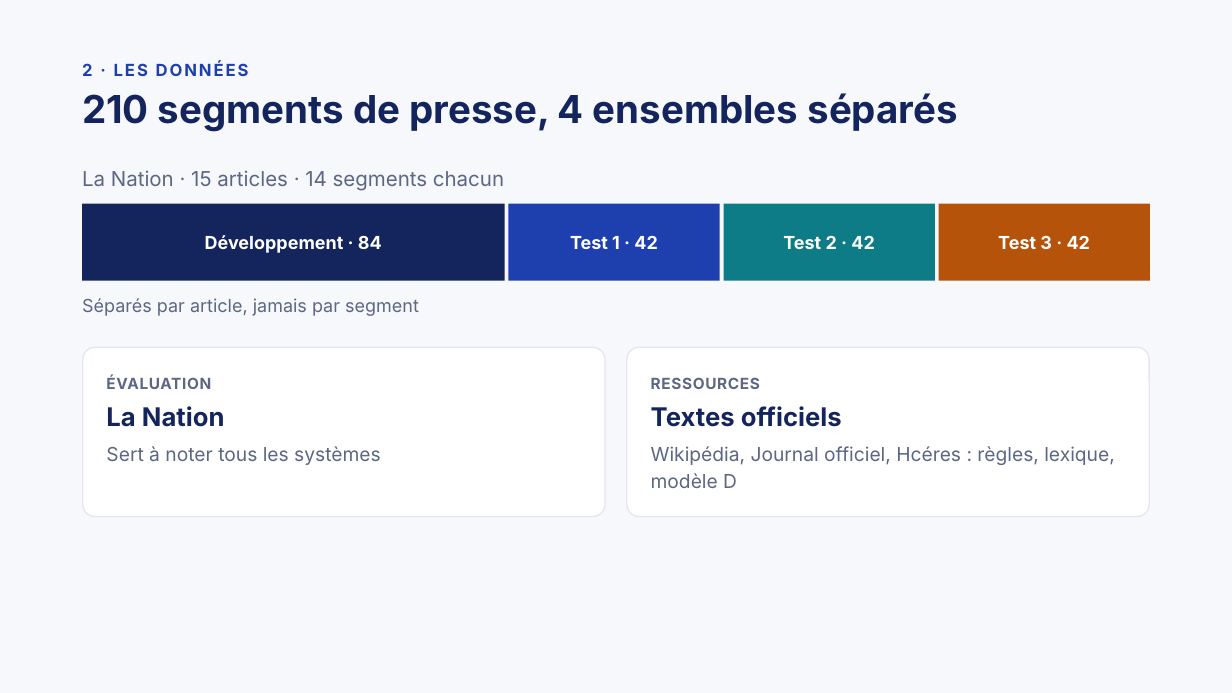
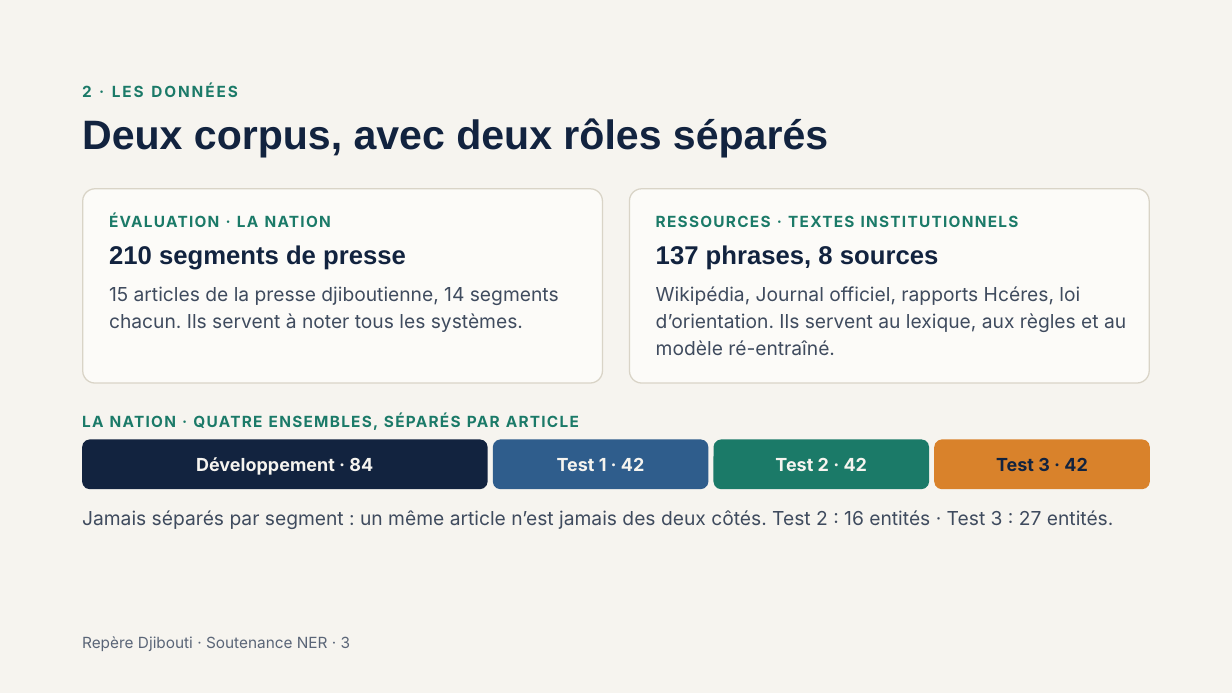
Before and after one commit to Mani26368/taln-ner-djibouti, a slide deck: slide 3 of livrables/Slides_NER_Djibouti.pptx. Drawn at 1232x693 pixels with LibreOffice and Linux fonts; fonts in the diff are those of the drawing. Boxes give left, top, right and bottom in pixels: in the first picture for what was removed or moved away, otherwise in the second. Text is boxed around its words. In the diff, an @@ line names an element or a change of style, - is before the commit and + after.

Commit message:
Livrables : rapport et diapositives mis à jour

```diff
--- a/livrables/Slides_NER_Djibouti.pptx
+++ b/livrables/Slides_NER_Djibouti.pptx
@@ background #F7F8FC to #F6F4EF @@
@@ text "2 · LES DONNÉES": place and size @@
-text "2 · LES DONNÉES" at (82,62,249,76)
+text "2 · LES DONNÉES" at (82,84,238,97)
@@ text "2 · LES DONNÉES" at (82,84,238,97): size 13 to 12 pt, text colour #1E3FAE to #1B7A68; line spacing 18.2pt to 14.4pt @@
@@ title at (82,118,828,157): text changed; size 30 to 32 pt; font Inter to Arial; text colour #13255C to #12233F @@
-210 segments de presse, 4 ensembles séparés
+Deux corpus, avec deux rôles séparés
@@ text removed at (82,171,504,191) @@
-La Nation · 15 articles · 14 segments chacun
@@ rounded rectangle added at (83,189,603,383), fill #FCFBF8, outline #D9D4C7 1 pt @@
@@ rounded rectangle added at (629,189,1149,383), fill #FCFBF8, outline #D9D4C7 1 pt @@
@@ text added at (109,214,331,227), 12 pt, text #1B7A68, bold @@
+ÉVALUATION · LA NATION
@@ text added at (656,215,1019,227), 12 pt, text #1B7A68, bold @@
+RESSOURCES · TEXTES INSTITUTIONNELS
@@ text added at (109,245,406,270), 20 pt, text #12233F, bold @@
+210 segments de presse
@@ text added at (656,245,939,270), 20 pt, text #12233F, bold @@
+137 phrases, 8 sources
@@ text removed at (82,298,419,316) @@
-Séparés par article, jamais par segment
@@ text added at (109,286,559,332), 15 pt, text #3F4B5E @@
+15 articles de la presse djiboutienne, 14 segments chacun. Ils servent à noter tous les systèmes.
@@ text added at (656,286,1126,355), 15 pt, text #3F4B5E @@
+Wikipédia, Journal officiel, rapports Hcéres, loi d’orientation. Ils servent au lexique, aux règles et au modèle ré-entraîné.
@@ rounded rectangle removed at (83,348,605,517) @@
@@ rounded rectangle removed at (627,348,1149,517) @@
@@ text removed at (106,376,211,389) @@
-ÉVALUATION
@@ text removed at (651,377,760,389) @@
-RESSOURCES
@@ text at (82,413,579,430): text changed; size 20 to 12 pt; text colour #13255C to #1B7A68 @@
-La Nation
+LA NATION · QUATRE ENSEMBLES, SÉPARÉS PAR ARTICLE
@@ text removed at (651,406,842,427) @@
-Textes officiels
@@ rounded rectangle "Développement · 84": place and size @@
-rounded rectangle "Développement · 84" at (82,203,505,280)
+rounded rectangle "Développement · 84" at (82,440,488,490)
@@ rounded rectangle "Développement · 84" at (82,440,488,490): text colour #FFFFFF to #F6F4EF; vertical alignment middle to top; rectangle to rounded rectangle; fill #13255C to #12233F @@
@@ text removed at (106,446,381,465) @@
-Sert à noter tous les systèmes
@@ rounded rectangle "Test 1 · 42": place and size @@
-rounded rectangle "Test 1 · 42" at (508,203,720,280)
+rounded rectangle "Test 1 · 42" at (493,440,708,490)
@@ rounded rectangle "Test 1 · 42" at (493,440,708,490): text colour #FFFFFF to #F6F4EF; vertical alignment middle to top; rectangle to rounded rectangle; fill #1E3FAE to #2F5D8C @@
@@ text removed at (651,446,1115,488) @@
-Wikipédia, Journal officiel, Hcéres : règles, lexique, modèle D
@@ rounded rectangle "Test 2 · 42": place and size @@
-rounded rectangle "Test 2 · 42" at (724,203,935,280)
+rounded rectangle "Test 2 · 42" at (714,440,929,490)
@@ rounded rectangle "Test 2 · 42" at (714,440,929,490): text colour #FFFFFF to #F6F4EF; vertical alignment middle to top; rectangle to rounded rectangle; fill #0E7C86 to #1B7A68 @@
@@ rounded rectangle "Test 3 · 42": place and size @@
-rounded rectangle "Test 3 · 42" at (939,203,1151,280)
+rounded rectangle "Test 3 · 42" at (934,440,1150,490)
@@ rounded rectangle "Test 3 · 42" at (934,440,1150,490): text colour #FFFFFF to #12233F; vertical alignment middle to top; rectangle to rounded rectangle; fill #B45309 to #D9822B @@
@@ text added at (82,510,1114,529), 15 pt, text #3F4B5E @@
+Jamais séparés par segment : un même article n’est jamais des deux côtés. Test 2 : 16 entités · Test 3 : 27 entités.
@@ text added at (82,636,350,651), 12 pt, text #5A6577 @@
+Repère Djibouti · Soutenance NER · 3
```
Also in this commit, not shown: 5 other slides changed, 4 slides added, 3 slides removed, 3 other files.
